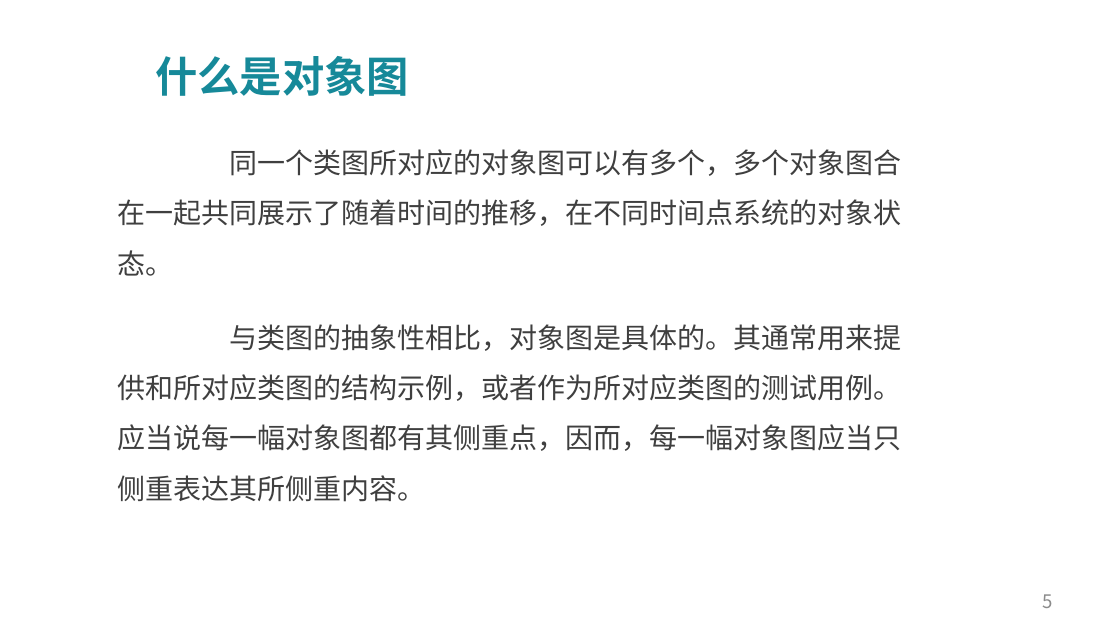
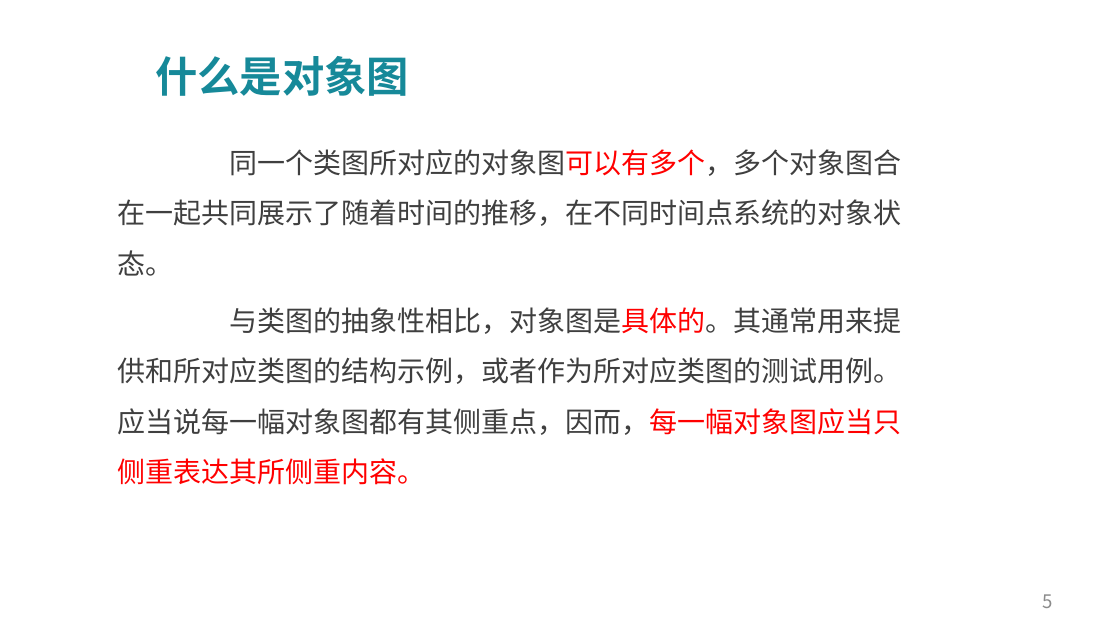
Before and after one commit to PRD2018-G03/PRD2018-G03-SoftwareEngineeringProject, a slide deck: slide 5 of PPT模板及制作/UML基础III翻转PPT.pptx. Drawn at 1120x630 pixels with LibreOffice and Linux fonts; fonts in the diff are those of the drawing; background and template pictures are left out. Boxes give left, top, right and bottom in pixels: in the first picture for what was removed or moved away, otherwise in the second. Text is boxed around its words. In the diff, an @@ line names an element or a change of style, - is before the commit and + after.

```diff
--- a/PPT模板及制作/UML基础III翻转PPT.pptx
+++ b/PPT模板及制作/UML基础III翻转PPT.pptx
@@ text "同一个类图所对应的对象图可以有多个，多个对象图合在一起共同展示了随着时间的推移，在不同时间点系统的对象状态。" at (118, 149, 902, 276): text colour #3F3F3F to #FF0000 in "同一个类图所对应的对象图可以有多个，多个对象图合在一起共同展示了随着时间的推移，在不同时间点系统的对象状态。" @@
@@ text "与类图的抽象性相比，对象图是具体的。其通常用来提供和所对应类图的结构示例，或者作为所对应类图的测试用例。应当说每一幅对象 ...": place and size @@
-text "与类图的抽象性相比，对象图是具体的。其通常用来提供和所对应类图的结构示例，或者作为所对应类图的测试用例。应当说每一幅对象 ..." at (118, 324, 902, 502)
+text "与类图的抽象性相比，对象图是具体的。其通常用来提供和所对应类图的结构示例，或者作为所对应类图的测试用例。应当说每一幅对象 ..." at (118, 307, 902, 485)
@@ text "与类图的抽象性相比，对象图是具体的。其通常用来提供和所对应类图的结构示例，或者作为所对应类图的测试用例。应当说每一幅对象 ..." at (118, 307, 902, 485): text colour #3F3F3F to #FF0000 in "与类图的抽象性相比，对象图是具体的。其通常用来提供和所对应类图的结构示例，或者作为所对应类图的测试用例。应当说每一幅对象 ..." @@
```
Also in this commit, not shown: 20 other slides changed, 15 slides added, 1 slide removed.
